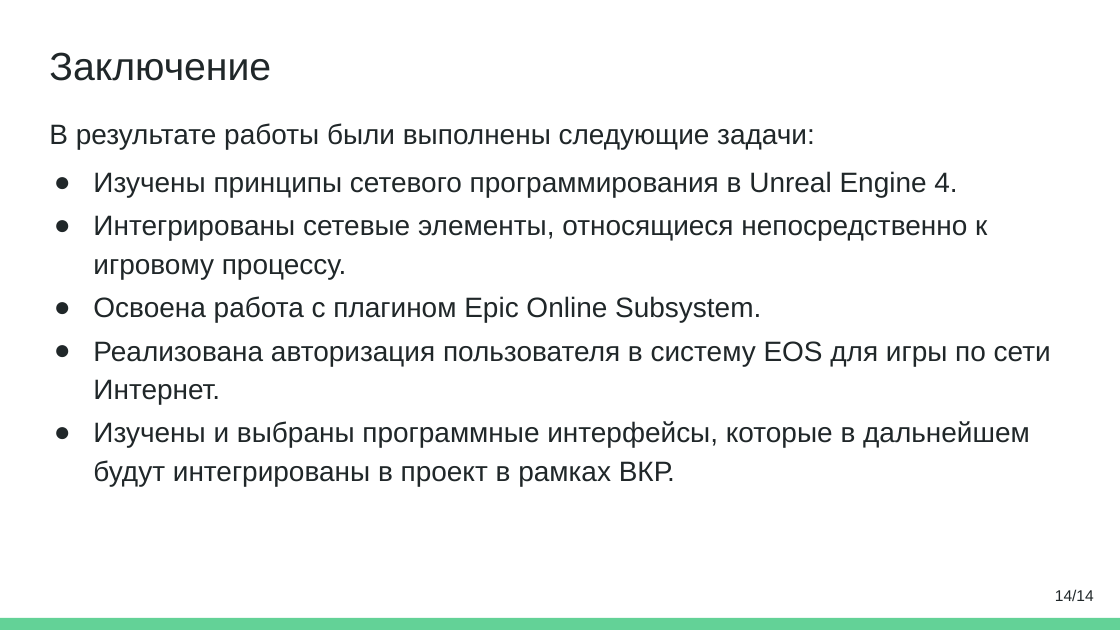
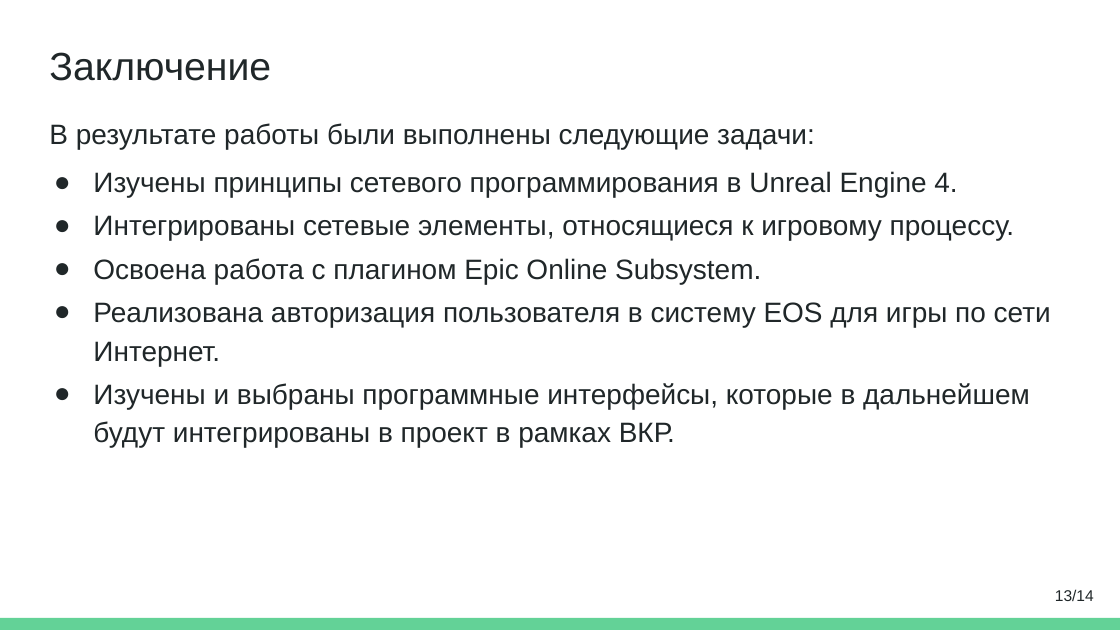
Before and after one commit to youngB0rrov/bmstu_doc, a slide deck: slide 13 of MMAPS/presentation/Интеграция_сетевых_компонентов_в_шаблон_многопользовательской_игры_.pptx (slide 14 before the commit). Drawn at 1120x630 pixels with LibreOffice and Linux fonts; fonts in the diff are those of the drawing. Boxes give left, top, right and bottom in pixels: in the first picture for what was removed or moved away, otherwise in the second. Text is boxed around its words. In the diff, an @@ line names an element or a change of style, - is before the commit and + after.

```diff
--- a/MMAPS/presentation/Интеграция_сетевых_компонентов_в_шаблон_многопользовательской_игры_.pptx
+++ b/MMAPS/presentation/Интеграция_сетевых_компонентов_в_шаблон_многопользовательской_игры_.pptx
@@ text at bbox=[93, 215, 1015, 240]: text changed @@
-● Интегрированы сетевые элементы, относящиеся непосредственно к игровому процессу.
+● Интегрированы сетевые элементы, относящиеся к игровому процессу.
@@ page number at bbox=[1055, 589, 1094, 601]: text changed @@
-14/14
+13/14
```
Also in this commit, not shown: 4 other slides changed, 1 slide removed.
